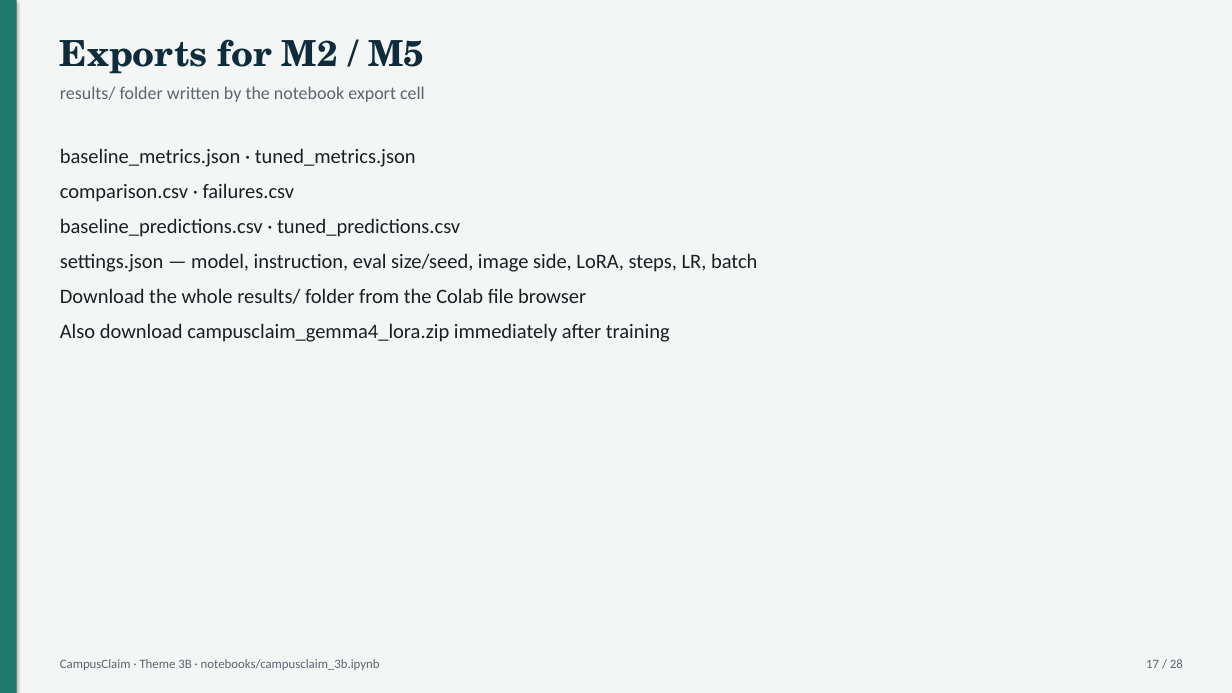
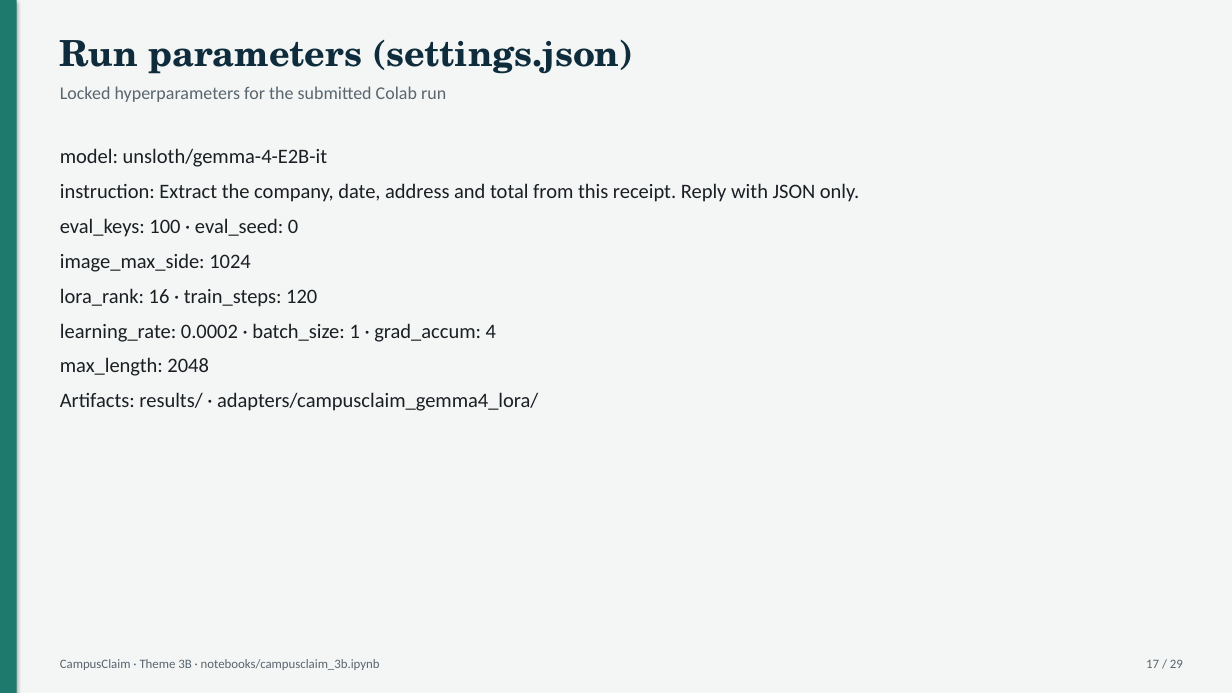
Before and after one commit to sank8-2/campusclaim, a slide deck: slide 17 of docs/CampusClaim_Notebook_Walkthrough.pptx. Drawn at 1232x693 pixels with LibreOffice and Linux fonts; fonts in the diff are those of the drawing. Boxes give left, top, right and bottom in pixels: in the first picture for what was removed or moved away, otherwise in the second. Text is boxed around its words. In the diff, an @@ line names an element or a change of style, - is before the commit and + after.

```diff
--- a/docs/CampusClaim_Notebook_Walkthrough.pptx
+++ b/docs/CampusClaim_Notebook_Walkthrough.pptx
@@ text at box(60, 40, 633, 102): text changed @@
-Exports for M2 / M5
-results/ folder written by the notebook export cell
+Run parameters (settings.json)
+Locked hyperparameters for the submitted Colab run
@@ text at box(60, 148, 859, 411): text changed @@
-baseline_metrics.json · tuned_metrics.json
-comparison.csv · failures.csv
-baseline_predictions.csv · tuned_predictions.csv
-settings.json — model, instruction, eval size/seed, image side, LoRA, steps, LR, batch
-Download the whole results/ folder from the Colab file browser
-Also download campusclaim_gemma4_lora.zip immediately after training
+model: unsloth/gemma-4-E2B-it
+instruction: Extract the company, date, address and total from this receipt. Reply with JSON only.
+eval_keys: 100 · eval_seed: 0
+image_max_side: 1024
+lora_rank: 16 · train_steps: 120
+learning_rate: 0.0002 · batch_size: 1 · grad_accum: 4
+max_length: 2048
+Artifacts: results/ · adapters/campusclaim_gemma4_lora/
@@ text at box(1146, 659, 1183, 668): text changed @@
-17 / 28
+17 / 29
```
Also in this commit, not shown: 24 other slides changed, 2 slides added, 1 slide removed, 19 other files.
